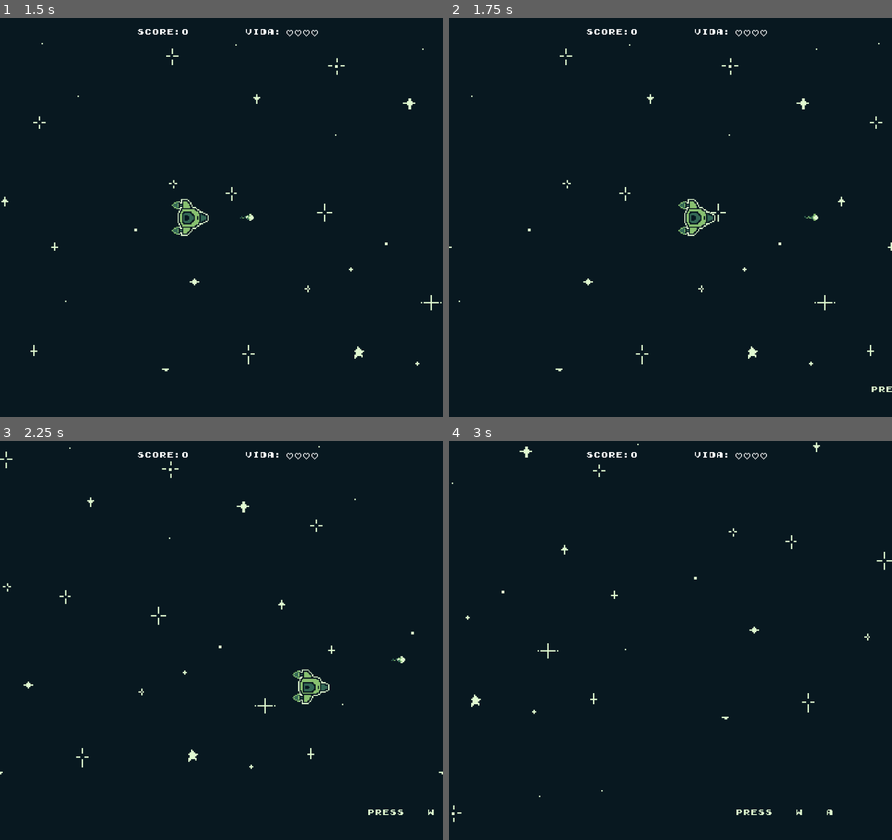
Above: before the commit, frames 1-4 (two rows, left to right).
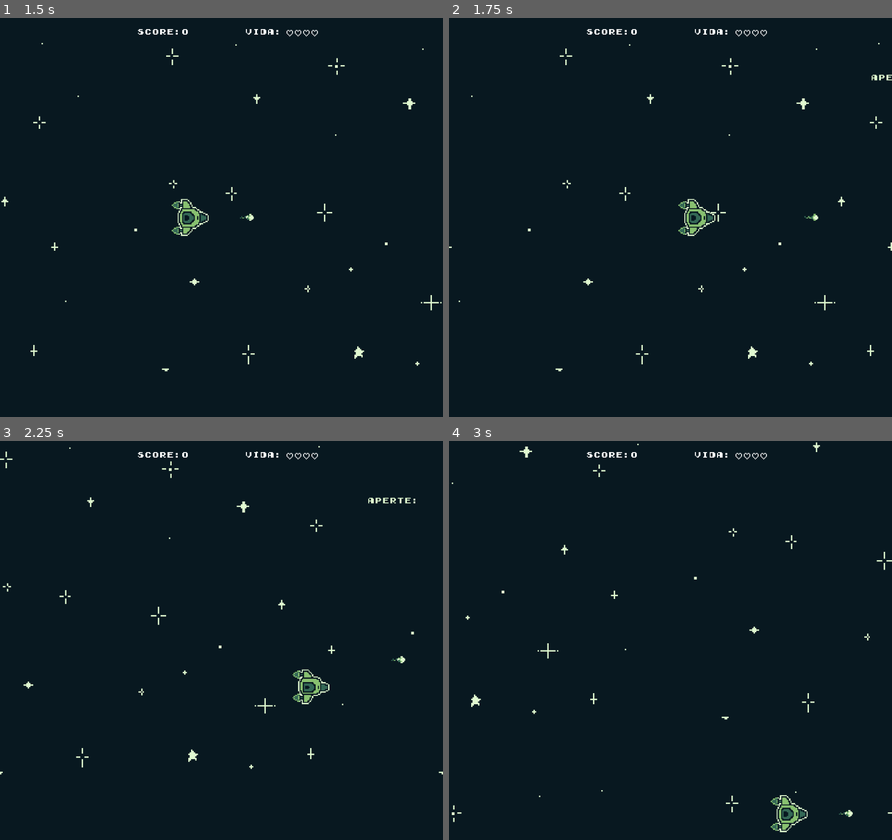
Above: after the commit, the same moments.

Repository: kawasousa/NavineaInfinity
Game: Godot game, scene res://scenes/start_menu.tscn
The game is run twice, just before and just after one commit, with the same random seed, the same clock (stepped at 60 frames per second) and the same inputs.
Inputs:
- Up to frame 1 (1.5 s): click "Novo Jogo" at 0.5 s; tap Enter (ui_accept) at 1.25 s; hold Right (ui_right) from 1.28 s (still down); tap K (shoot) at 1.35 s
- Up to frame 2 (1.75 s): keep holding Right (ui_right); tap Enter (ui_accept) at 1.52 s
- Up to frame 3 (2.25 s): release Right (ui_right) at 2.03 s; hold Down (ui_down) from 2.03 s (still down); tap K (shoot) at 2.1 s
- Up to frame 4 (3 s): tap Enter (ui_accept) at 2.27 s; release Down (ui_down) at 2.78 s; hold Right (ui_right) from 2.78 s (still down); tap K (shoot) at 2.85 s

Frame 1 is identical in both runs. In frame 2, less than 0.1% of the frame differs, in the area x 95-100%, y 14-94%; in frame 3, 0.2%; in frame 4, 0.5%, in the area x 62-100%, y 87-99%.

Commit message:
feat: tutorial updated

Diff:
--- a/Navinea Infinity/scenes/game_over_menu.tscn
+++ b/Navinea Infinity/scenes/game_over_menu.tscn
@@ -51,6 +51,15 @@
 TextEdit/icons/space = null
 TextEdit/icons/tab = null
 
+[sub_resource type="StyleBoxFlat" id="StyleBoxFlat_01vsu"]
+bg_color = Color(0.0313726, 0.0941176, 0.12549, 1)
+
+[sub_resource type="StyleBoxFlat" id="StyleBoxFlat_eenbc"]
+bg_color = Color(0.0313726, 0.0941176, 0.12549, 1)
+
+[sub_resource type="StyleBoxFlat" id="StyleBoxFlat_okvk7"]
+bg_color = Color(0.0313726, 0.0941176, 0.12549, 1)
+
 [sub_resource type="StyleBoxTexture" id="StyleBoxTexture_22gnj"]
 
 [sub_resource type="StyleBoxTexture" id="StyleBoxTexture_7jd1x"]
@@ -70,17 +79,18 @@
 process_mode = 3
 script = ExtResource("1_rbyxm")
 
-[node name="game_over_rect" type="TextureRect" parent="."]
+[node name="MarginContainer" type="MarginContainer" parent="."]
 anchors_preset = 15
 anchor_right = 1.0
 anchor_bottom = 1.0
-offset_top = -6.134
-offset_bottom = -6.13397
 grow_horizontal = 2
 grow_vertical = 2
+
+[node name="game_over_rect" type="TextureRect" parent="MarginContainer"]
+layout_mode = 2
 texture = ExtResource("2_v5y55")
 
-[node name="floating_animation" type="AnimationPlayer" parent="game_over_rect"]
+[node name="floating_animation" type="AnimationPlayer" parent="MarginContainer/game_over_rect"]
 libraries = {
 "": SubResource("AnimationLibrary_0i2ik")
 }
@@ -133,8 +143,10 @@
 grow_horizontal = 2
 grow_vertical = 2
 theme = SubResource("Theme_3g51q")
-theme_override_constants/minimum_character_width = 3
 theme_override_fonts/font = ExtResource("4_054d1")
+theme_override_styles/normal = SubResource("StyleBoxFlat_01vsu")
+theme_override_styles/focus = SubResource("StyleBoxFlat_eenbc")
+theme_override_styles/read_only = SubResource("StyleBoxFlat_okvk7")
 alignment = 1
 max_length = 10
 shortcut_keys_enabled = false
@@ -144,9 +156,9 @@
 draw_control_chars = true
 
 [node name="set_new_high_score_player" type="Button" parent="new_high_score"]
-offset_left = 368.0
+offset_left = 330.0
 offset_top = 800.0
-offset_right = 560.0
+offset_right = 605.0
 offset_bottom = 835.0
 theme = ExtResource("3_cqc4q")
 theme_override_colors/font_color = Color(0.533333, 0.752941, 0.439216, 1)
@@ -158,7 +170,8 @@
 theme_override_styles/pressed = SubResource("StyleBoxTexture_jm3wy")
 theme_override_styles/focus = SubResource("StyleBoxTexture_chm5m")
 shortcut = SubResource("Shortcut_3g8ls")
-text = "novo recorde"
+text = "pressione enter
+"
 icon = ExtResource("5_pr7po")
 clip_text = true
 
--- a/Navinea Infinity/scenes/tutorial.tscn
+++ b/Navinea Infinity/scenes/tutorial.tscn
@@ -16,7 +16,7 @@
 "times": PackedFloat32Array(0, 7),
 "transitions": PackedFloat32Array(1, 1),
 "update": 0,
-"values": [Vector2(1150, 775), Vector2(-490, 775)]
+"values": [Vector2(1150, 100), Vector2(-490, 100)]
 }
 
 [sub_resource type="Animation" id="Animation_smr8m"]
@@ -64,7 +64,7 @@
 layout_mode = 2
 theme_override_colors/font_color = Color(0.878431, 0.972549, 0.815686, 1)
 theme_override_fonts/font = ExtResource("1_jrg75")
-text = "press"
+text = "aperte:"
 
 [node name="w" type="Label" parent="tutorial/HBoxContainer"]
 layout_mode = 2
--- a/Navinea Infinity/scripts/Global.gd
+++ b/Navinea Infinity/scripts/Global.gd
@@ -5,7 +5,7 @@
 var explosion_node = null
 var game_over: bool = false
 var high_score: int = 0
-var high_score_player: String = ""
+var high_score_player: String = "seu nome"
 var new_high_score: bool = false
 var new_hscore_checker: bool = false
 var player_score: int = 0
--- a/Navinea Infinity/scripts/game_over_menu.gd
+++ b/Navinea Infinity/scripts/game_over_menu.gd
@@ -1,6 +1,6 @@
 extends CanvasLayer
 
-@onready var floating_animation: AnimationPlayer = $game_over_rect/floating_animation
+@onready var floating_animation = $MarginContainer/game_over_rect/floating_animation
 @onready var restart: Button = $VBoxContainer/restart
 @onready var high_score: Label = $high_score
 @onready var high_score_user: LineEdit = $new_high_score/high_score_user
@@ -12,6 +12,8 @@
 func _ready():
 	high_score_user.editable = false
 	high_score_user.placeholder_text = Global.high_score_player
+	set_new_high_score_player.disabled = false
+	set_new_high_score_player.visible = true
 
 func _process(delta):
 	show_game_over_screen()
@@ -59,7 +61,7 @@
 func set_new_high_score() -> void:
 	if Global.new_high_score == true and new_hscore_setter == false:
 		high_score_user.editable = true
-		high_score_user.placeholder_text = "seu nome"
+		high_score_user.placeholder_text = Global.high_score_player
 	else:
 		high_score_user.editable = false
 		set_new_high_score_player.disabled = true
--- a/Navinea Infinity/scripts/tutorial.gd
+++ b/Navinea Infinity/scripts/tutorial.gd
@@ -30,4 +30,5 @@
 		pressed_keys += 1
 
 	if pressed_keys == 5:
+		visible = false
 		Global.level_node.can_spawn_enemies = true
Not shown: 1 places in Navinea Infinity/scenes/game_over_menu.tscn that only renumber resources
